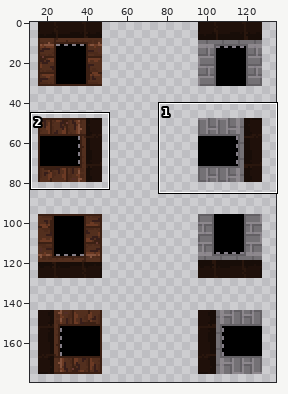
One commit to this pixel-art file: core/assets/map/aseprite/door.aseprite. Above: a wide view before the commit, with the close-up outlined.
Close-up. First the earlier version:
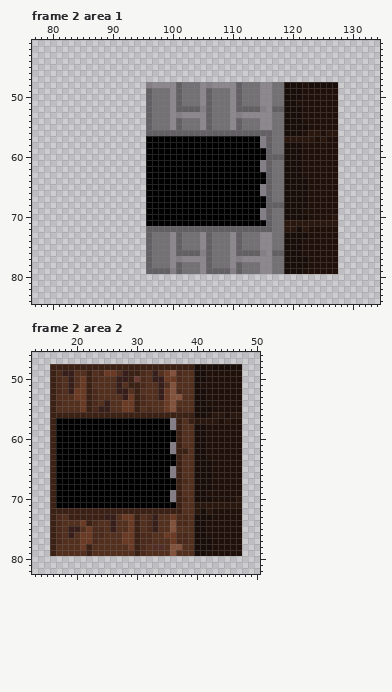
1024x1024 pixels, 2 frames. Colours within 5 levels of each other are drawn and written as one. Shown: frame 2 area 1: x 77..134, y 41..84; frame 2 area 2: x 13..50, y 46..82. The wide view leaves out empty margins. The commit also changed other frames or places, which this record leaves out.
Now the later version:
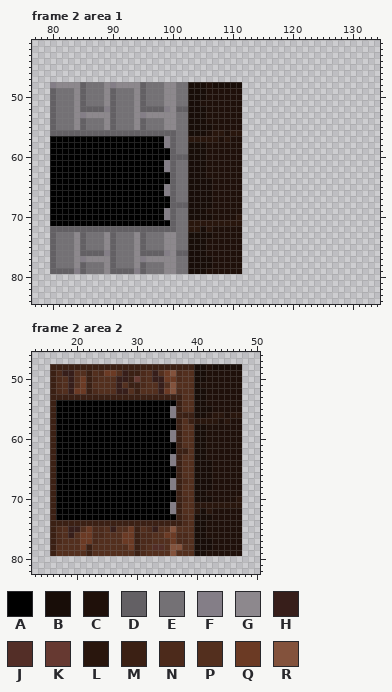
Palette (. is transparent): A #000000  B #180d08  C #1f100a  D #636064  E #747175  F #847e87  G #8d888d  H #371e1a  J #532e27  K #663931  L #29160d  M #3b2014  N #4c2a1b  P #532f1e  Q #6b3a24  R #83523c
Edits made:
Changed rows in their new state; - is an unchanged pixel.
Frame 2 area 1:
first column x 80:
48 FGGGGDEEEGFGGGGDEEE--E-BBBCBBBBB................
49 DEEEGDEEEGDEEEGDE--G-E-BBBCCCCCC................
50 DEEEGDEEEGDEEEGDE--G-E-BBBCCCCCC................
51 DEEEGDEEEGDEEEGDE--G-E-BBCCCCCCC................
52 DEEEGDDDDFDEEEGD-DDF---BBBCCCCCC................
53 DEEEGFGGGGDEEEGFGGGG-EEBBBCCCCCC................
54 DEEEGDEEEGDEEEGDE--G-E-BBBCCCCCC................
55 DEEEGDEEEGDEEEGDE--G-E-BBBBCCCCC................
56 DDDDDDDDDDDDDDDD-----EEBBBCLLCLL................
57 AAAAAAAAAAAAAAAA---FDEELLLLLCLCC................
58 AAAAAAAAAAAAAAAA---FDEEBBBCCCCCC................
59 AAAAAAAAAAAAAAAA----DEEBBBCCCCCC................
60 AAAAAAAAAAAAAAAA----DDDBBBCCCCCC................
61 AAAAAAAAAAAAAAAA---FDEEBBBCCCCCC................
62 AAAAAAAAAAAAAAAA---FDEEBBBCCCCCC................
63 AAAAAAAAAAAAAAAA----DEEBBBCCCCCC................
64 AAAAAAAAAAAAAAAA----DEEBBBBCCCCC................
65 AAAAAAAAAAAAAAAA---FDEEBBBBCCCCC................
66 AAAAAAAAAAAAAAAA---FDEEBBBBCCCCC................
67 AAAAAAAAAAAAAAAA----DEEBBBBCCCCC................
68 AAAAAAAAAAAAAAAA----DDDBBBBCCCCC................
69 AAAAAAAAAAAAAAAA---FDEEBBBCCCCCC................
70 AAAAAAAAAAAAAAAA---FDEEBBBBCCCCL................
71 AAAAAAAAAAAAAAAA----DEELLLLLLLLL................
72 DDDDDDDDDDDDDDDD-----EELLBLCCCCC................
73 DEEEGDEEEGDEEEGDE--G-E-BBBBCCCCC................
74 DEEEGDEEEGDEEEGDE--G-E-BBBCCCCCC................
75 DEEEGDEEEGDEEEGDE--G-E-BBBCCCCCC................
76 DEEEGDDDDFDEEEGD-DDF---BBBCCCCCC................
77 DEEEGFGGGGDEEEGFGGGG-EEBBBBCCCCC................
78 DEEEGDEEEGDEEEGDE--G-E-BBBBCCCCC................
79 DDDDFDEEEGDDDDFDEEEGGE-BBBCCCCCC................
Frame 2 area 2:
first column x 17:
53 MMMMM-MMMMMMM-MMMMMMM
54 AAAAAAAAAAAAAAAAAAAAM
55 AAAAAAAAAAAAAAAAAAAFM
56 AAAAAAAAAAAAAAAAAAAF-
57 -------------------A-
58 -------------------A-
59 -------------------F-
60 -------------------F-
61 -------------------A-
62 -------------------A-
63 -------------------F-
64 -------------------F-
65 -------------------A-
66 -------------------A-
67 -------------------F-
68 -------------------F-
69 -------------------A-
70 -------------------A-
71 -------------------F-
72 AAAAAAAAAAAAAAAAAAAF-
73 AAAAAAAAAAAAAAAAAAAAM
74 MMMMM-MMMMMMM-MMMMMMM
Where, in picture pixels (left, top, right, bottom), the same in both close-ups:
changed: (50, 82, 338, 274)
changed: (56, 394, 182, 526)
